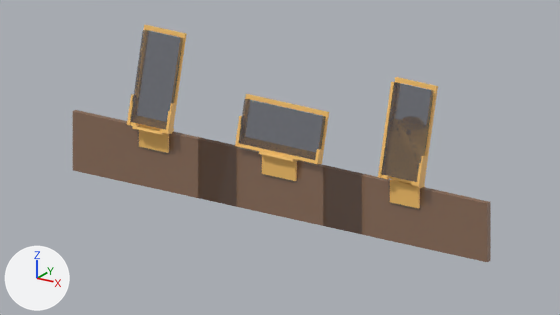
What one commit did to the Blender file phone-holder/s23ultra_holder.blend.
Rendered twice from the file's camera 'Cam'. Every picture has the same lights, and +X, +Y and +Z are marked at lower left. The picture after the commit comes second.

Objects in the first picture: 'Holder_landscape', 'Holder_portrait', 'Phone_landscape', 'Phone_portrait', 'Rail_landscape', 'Rail_portrait', 'Swivel_clip', 'Swivel_cradle', 'Swivel_phone', 'Swivel_rail'.
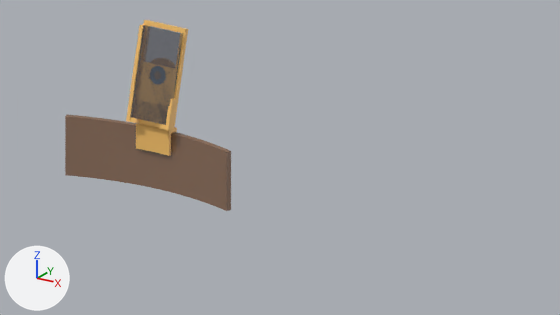
ob_swivel_tilt_frame is not drawn itself; it is the parent of ob_swivel_turn__rotate_local_y.

Where the newer file only moved an object's origin or applied its transform, the numbers keep the older frame.

Location of each change, [x1, y1, x2, y2] in pixels of the pictures (560 x 315 px):
'Swivel_rail', deleted
    before: [323, 167, 491, 262]
'Backrest', added
    after: [65, 115, 231, 211]
'Rail_portrait', deleted
    before: [73, 110, 237, 207]
'Rail_landscape', deleted
    before: [199, 138, 364, 226]
'Phone_portrait', moved
    before: [130, 30, 183, 130]
    after: [131, 25, 183, 125]
'Phone_landscape', deleted
    before: [239, 99, 326, 160]
'Swivel_phone', deleted
    before: [381, 82, 434, 182]
'Swivel_cradle', reshaped, moved
    before: [378, 77, 438, 186]
    after: [126, 20, 188, 130]
'Holder_landscape', deleted (orange)
    before: [235, 94, 329, 181]
'Swivel_clip', reshaped (17% wider, 13% taller)
    before: [390, 179, 425, 208]
    after: [136, 123, 177, 156]
'Holder_portrait', deleted (orange)
    before: [127, 25, 187, 153]
part 1 of me_swivel_clip, added (orange)
    after: [136, 123, 177, 156]
part 2 of me_swivel_clip, deleted (orange)
    before: [390, 179, 425, 208]

Patch to the scene script:
```diff
--- a/phone-holder/s23ultra_holder.blend.py
+++ b/phone-holder/s23ultra_holder.blend.py
@@ me_swivel_clip @@
 # used by ob_swivel_clip; location = (0.0, 0.0, 0.0)
-me_swivel_clip.from_pydata(...)  # 312 vertices, 624 faces; spans x 490.0..550.0, y -4.0..31.0, z -36.0..121.0
+me_swivel_clip.from_pydata(...)  # 20801 vertices, 41598 faces; spans x -36.0..36.0, y -6.0..36.0, z -40.0..125.0
+# me_swivel_clip part 1: 20801 vertices added at x -36.0..36.0, y -6.0..36.0, z -40.0..125.0
+# me_swivel_clip part 2: 312 vertices removed from x 490.0..550.0, y -4.0..31.0, z -36.0..121.0
 me_swivel_clip.materials.append(mat_petg)
@@ me_swivel_cradle @@
 # used by ob_swivel_cradle; parent = ob_swivel_turn__rotate_local_y; location = (0.0, 0.0, 0.0)
-me_swivel_cradle.from_pydata(...)  # 428 vertices, 860 faces; spans x -43.0..43.0, y -18.0..0.0, z -88.0..90.0
+me_swivel_cradle.from_pydata(...)  # 523 vertices, 1050 faces; spans x -44.0..44.0, y -20.0..0.0, z -90.0..90.0
+# me_swivel_cradle part 3: 420 vertices removed from x -43.0..43.0, y -18.0..0.0, z -88.0..90.0; 515 vertices added at x -44.0..44.0, y -20.0..0.0, z -90.0..90.0
 me_swivel_cradle.materials.append(mat_petg)
@@ me_phone_portrait @@
 # used by ob_phone_portrait; location = (0.0, 0.0, 0.0)
-me_phone_portrait.from_pydata(...)  # 8 vertices, 12 faces; spans x -39.0..39.0, y -19.0..32.0, z 11.0..171.0
+me_phone_portrait.from_pydata(...)  # 8 vertices, 12 faces; spans x -39.0..39.0, y -19.0..32.0, z 19.0..180.0
+# me_phone_portrait part 4: the whole mesh is moved by (0.0, 0.0, 9.0)
 me_phone_portrait.materials.append(mat_phone_ghost)
@@ me_backrest @@
+me_backrest.from_pydata(...)  # 1444 vertices, 2884 faces; spans x -170.0..170.0, y -28.0..11.0, z -110.0..0.0
+me_backrest.materials.append(mat_walnut_ghost)  # brown #906c50
@@ ob_holder_portrait @@
-ob_holder_portrait = bpy.data.objects.new('Holder_portrait', me_holder_portrait)
-ob_holder_portrait.location = (0.0, 0.0, 0.0)
@@ ob_holder_landscape @@
-ob_holder_landscape = bpy.data.objects.new('Holder_landscape', me_holder_landscape)
-ob_holder_landscape.location = (0.0, 0.0, 0.0)
@@ ob_swivel_tilt_frame @@
 ob_swivel_tilt_frame = bpy.data.objects.new('Swivel_tilt_frame', None)
-ob_swivel_tilt_frame.location = (520.0, 16.28, 94.14)
+ob_swivel_tilt_frame.location = (0.0, 18.21, 96.3)
 ob_swivel_tilt_frame.rotation_euler = (-0.262, 0.0, 0.0)  # degrees (-15, 0, 0)
@@ ob_rail_portrait @@
-ob_rail_portrait = bpy.data.objects.new('Rail_portrait', me_rail_portrait)
-ob_rail_portrait.location = (0.0, 0.0, 0.0)
@@ ob_phone_landscape @@
-ob_phone_landscape = bpy.data.objects.new('Phone_landscape', me_phone_landscape)
-ob_phone_landscape.location = (0.0, 0.0, 0.0)
@@ ob_rail_landscape @@
-ob_rail_landscape = bpy.data.objects.new('Rail_landscape', me_rail_landscape)
-ob_rail_landscape.location = (0.0, 0.0, 0.0)
@@ ob_swivel_phone @@
-ob_swivel_phone = bpy.data.objects.new('Swivel_phone', me_swivel_phone)
-ob_swivel_phone.parent = ob_swivel_turn__rotate_local_y
-ob_swivel_phone.location = (0.0, 0.0, 0.0)
@@ ob_swivel_rail @@
-ob_swivel_rail = bpy.data.objects.new('Swivel_rail', me_swivel_rail)
-ob_swivel_rail.location = (0.0, 0.0, 0.0)
@@ ob_backrest @@
+ob_backrest = bpy.data.objects.new('Backrest', me_backrest)
+ob_backrest.location = (0.0, 0.0, 0.0)
```
